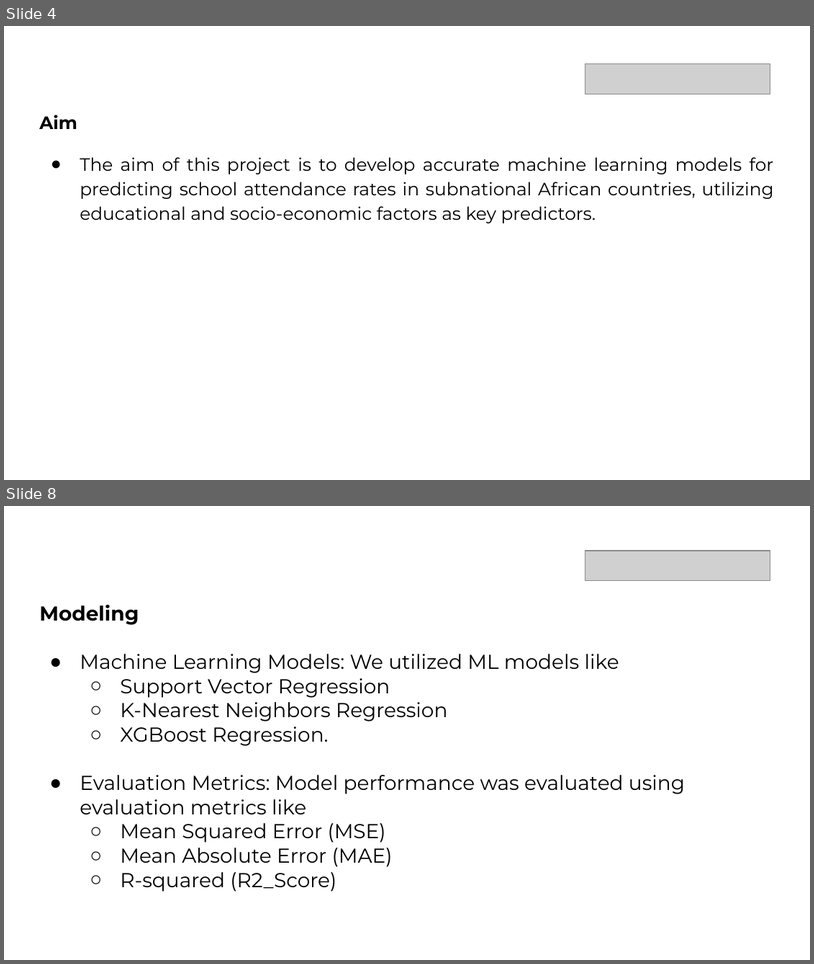
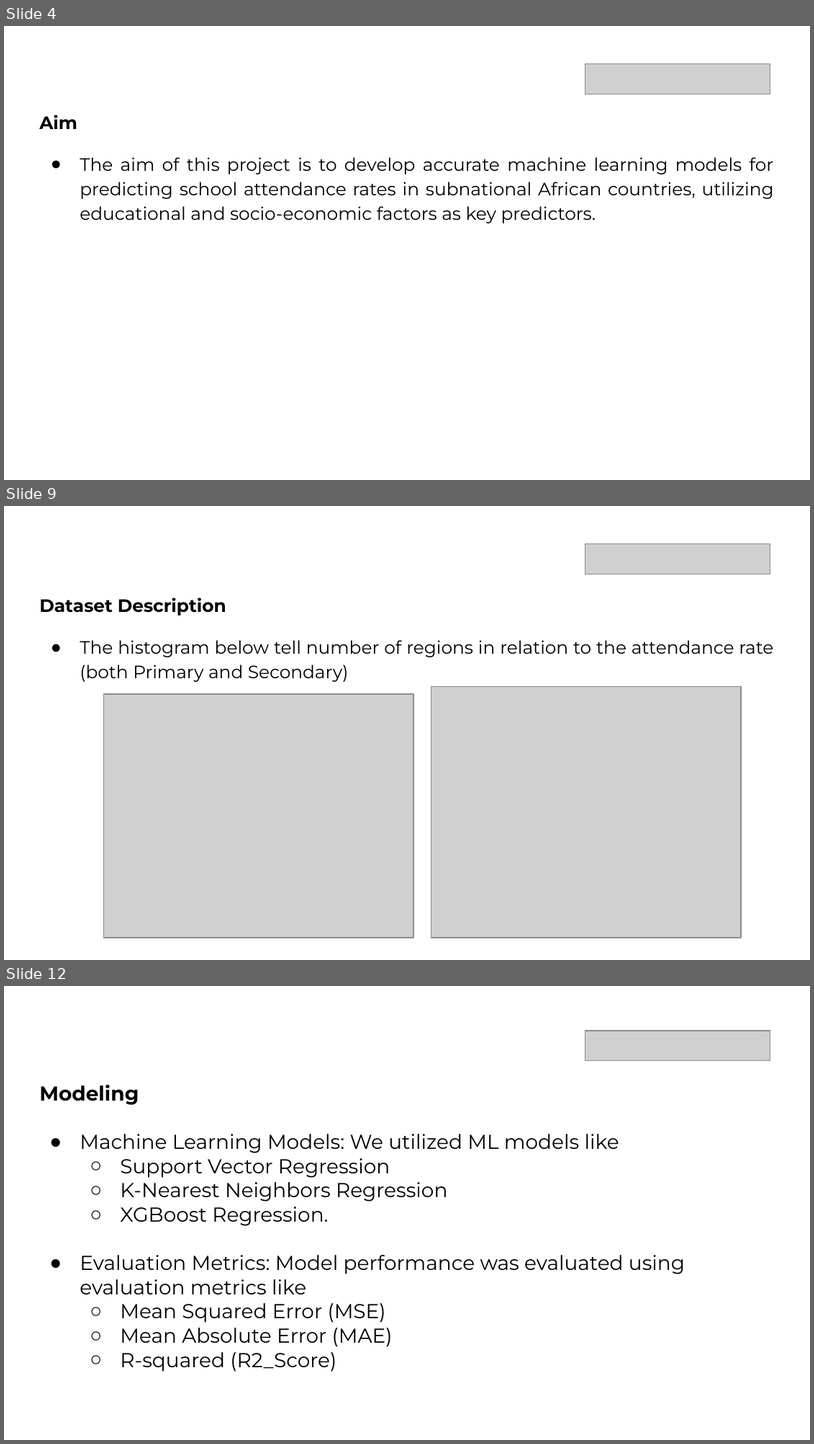
Before and after one commit to BheezPen/My-Upskilling-in-DS-and-AI-ML, a slide deck: 1st_Premier_Project/Confirmed_Deliverables/Predicting School Attendance Rate in Sub-National African Countries (Using Educational Infrastructure)_NeuralCraft.pptx. Shown one above the other, each under a label of ours: slides 4 and 8 before the commit, slides 4, 9 and 12 after it; the slides between them are not shown. The pictures are 814x964 and 814x1444 pixels, drawn with LibreOffice and Linux fonts; fonts in the diff are those of the drawing; grey boxes stand for pictures. Boxes give left, top, right and bottom in pixels: in the first picture for what was removed or moved away, otherwise in the second. Text is boxed around its words. In the diff, an @@ line names an element or a change of style, - is before the commit and + after.

```diff
--- a/1st_Premier_Project/Confirmed_Deliverables/Predicting School Attendance Rate in Sub-National African Countries (Using Educational Infrastructure)_NeuralCraft.pptx
+++ b/1st_Premier_Project/Confirmed_Deliverables/Predicting School Attendance Rate in Sub-National African Countries (Using Educational Infrastructure)_NeuralCraft.pptx
@@ slide 9 added at [4, 506, 810, 960], background #FFFFFF @@
@@ picture added at [586, 544, 770, 574] @@
@@ title added at [39, 597, 774, 682], 16 pt, text #000000 @@
+Dataset Description
+● The histogram below tell number of regions in relation to the attendance rate (both Primary and Secondary)
@@ picture added at [104, 694, 414, 937] @@
@@ picture added at [432, 687, 741, 937] @@
@@ what was slide 8 is now slide 12 @@
```
Also in this commit, not shown: 6 slides changed, 5 other slides added, 2 other files.
